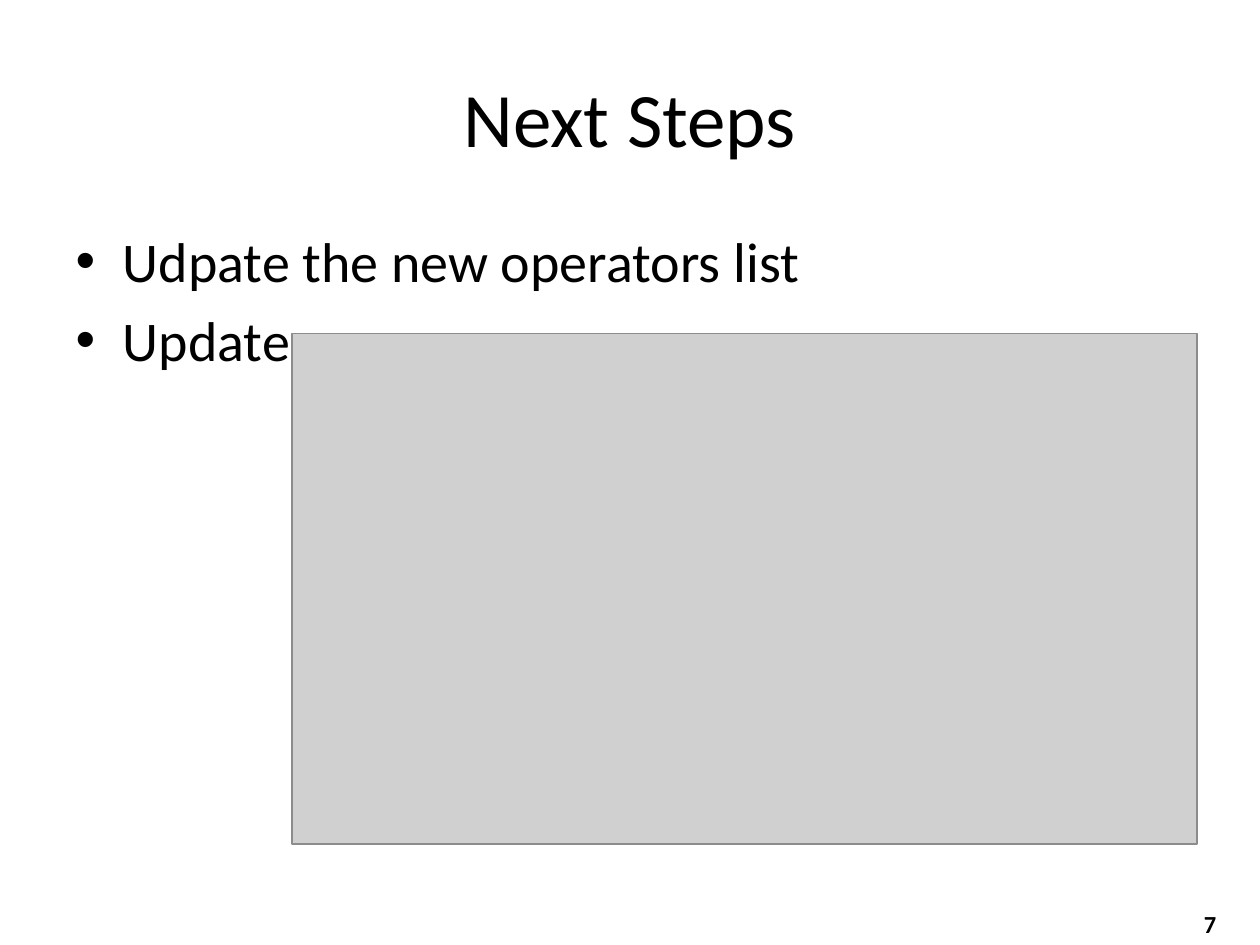
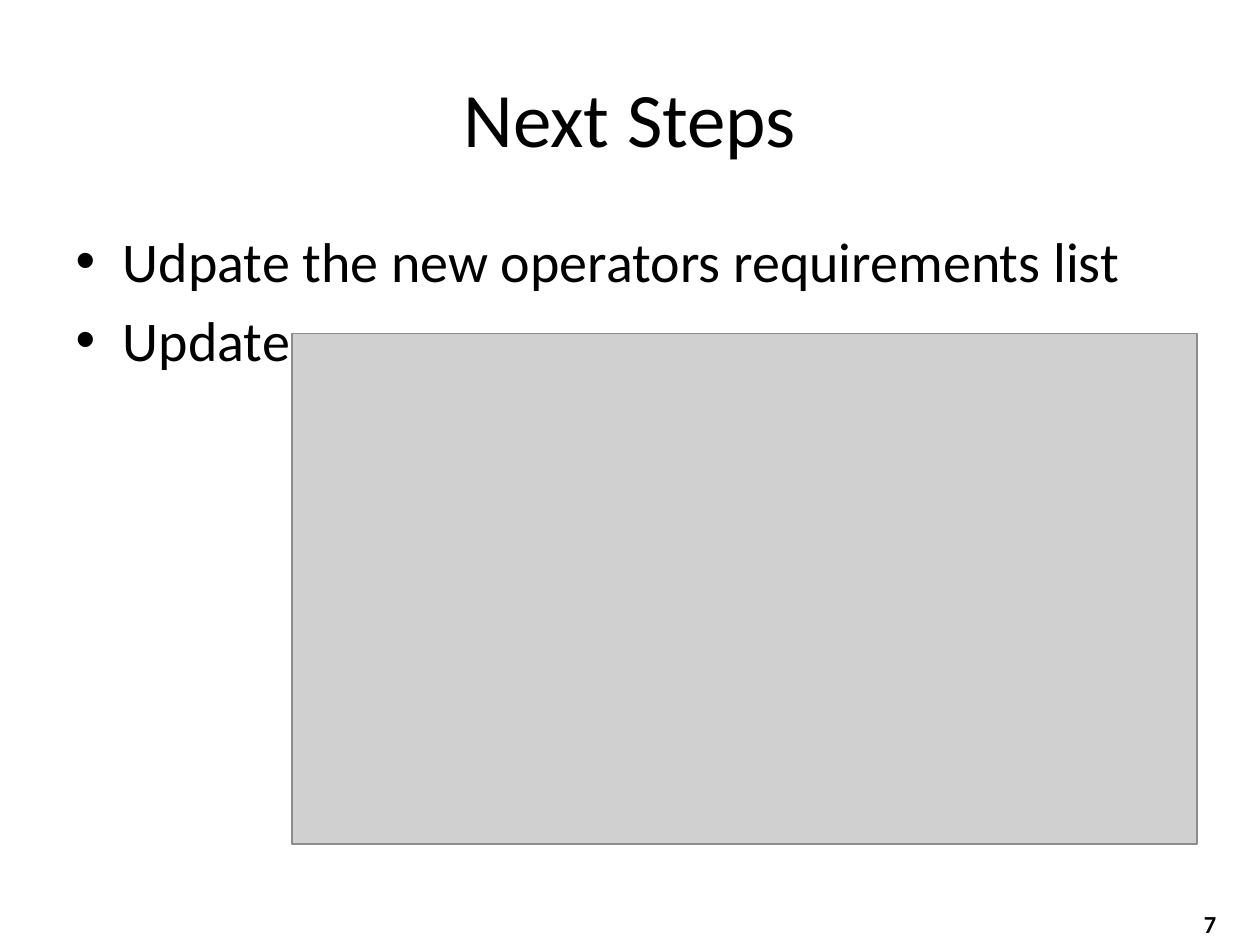
Before and after one commit to boucadair/rfc3535-20years-later, a slide deck: slide 7 of Prez/IETF123/draft-nmop-rfc3535-20years-later.pptx. Drawn at 1260x945 pixels with LibreOffice and Linux fonts; fonts in the diff are those of the drawing; grey boxes stand for pictures. Boxes give left, top, right and bottom in pixels: in the first picture for what was removed or moved away, otherwise in the second. Text is boxed around its words. In the diff, an @@ line names an element or a change of style, - is before the commit and + after.

```diff
--- a/Prez/IETF123/draft-nmop-rfc3535-20years-later.pptx
+++ b/Prez/IETF123/draft-nmop-rfc3535-20years-later.pptx
@@ text at [123,243,1119,291]: text changed @@
-• Udpate the new operators list
+• Udpate the new operators requirements list
```
Also in this commit, not shown: 1 other slide changed, 1 other file.
